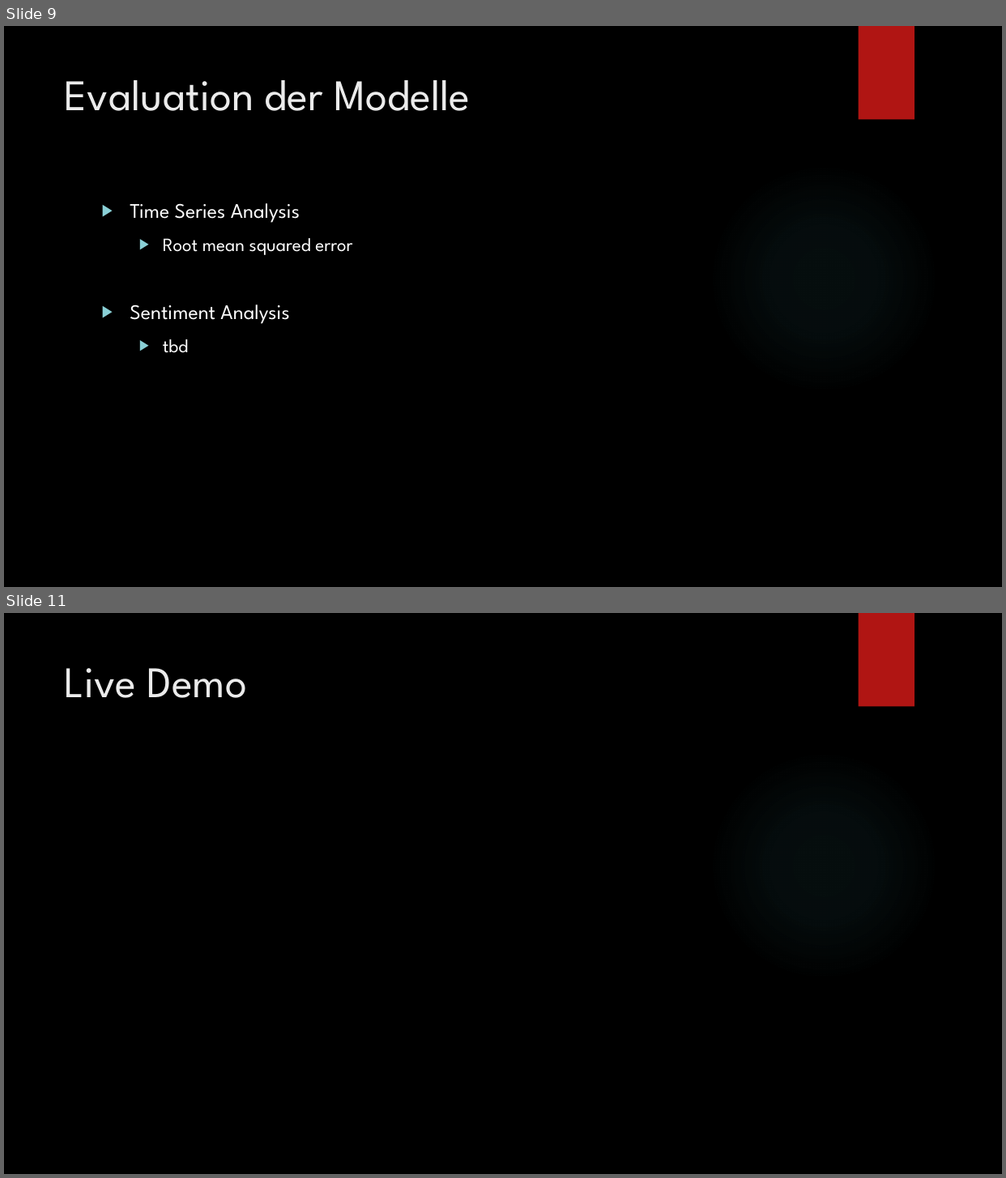
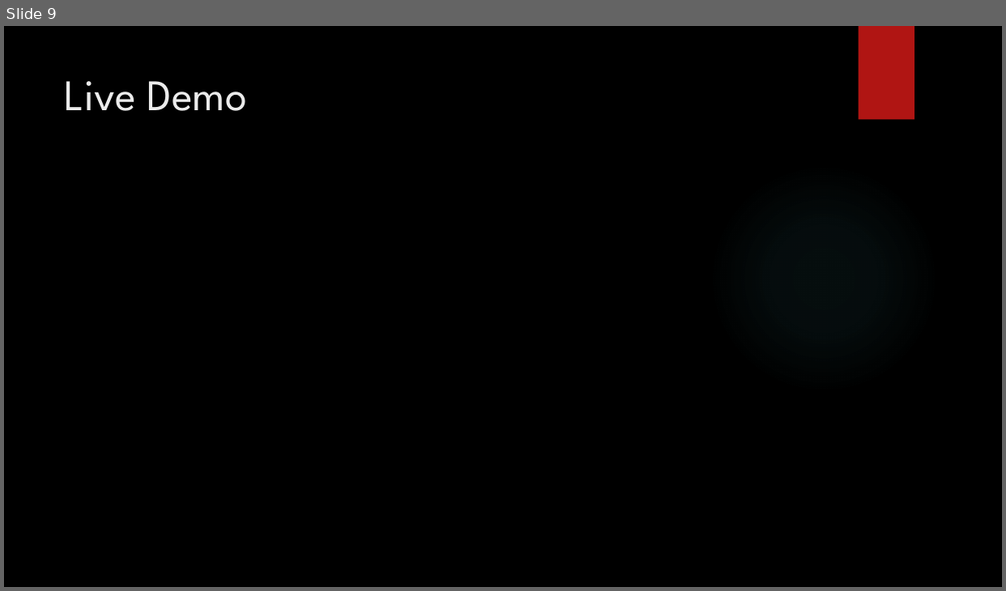
Before and after one commit to lukasbach00/stonktogether, a slide deck: NLP Präsentation.pptx. Shown one above the other, each under a label of ours: slides 9 and 11 before the commit, slide 9 after it; the slides between them are not shown. The pictures are 1006x1178 and 1006x591 pixels, drawn with LibreOffice and Linux fonts; fonts in the diff are those of the drawing; background and template pictures are left out. Boxes give left, top, right and bottom in pixels: in the first picture for what was removed or moved away, otherwise in the second. Text is boxed around its words. In the diff, an @@ line names an element or a change of style, - is before the commit and + after.

```diff
--- a/NLP Präsentation.pptx
+++ b/NLP Präsentation.pptx
@@ slide 9 removed at [4,26,1002,587], background picture (left out); not listed: 2 template elements that a slide beside it also shows @@
@@ title removed at [65,80,470,111] @@
-Evaluation der Modelle
@@ text removed at [130,203,352,353] @@
-▶ Time Series Analysis
-  ▶ Root mean squared error
-▶ Sentiment Analysis
-  ▶ tbd
@@ what was slide 11 is now slide 9 @@
```
Also in this commit, not shown: 8 slides changed, 1 other slide removed, 1 other file.
